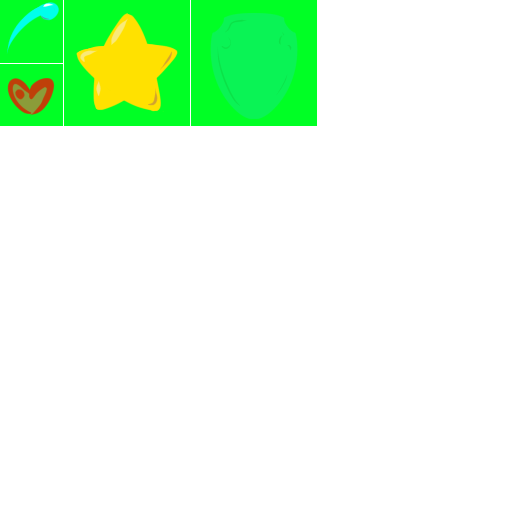
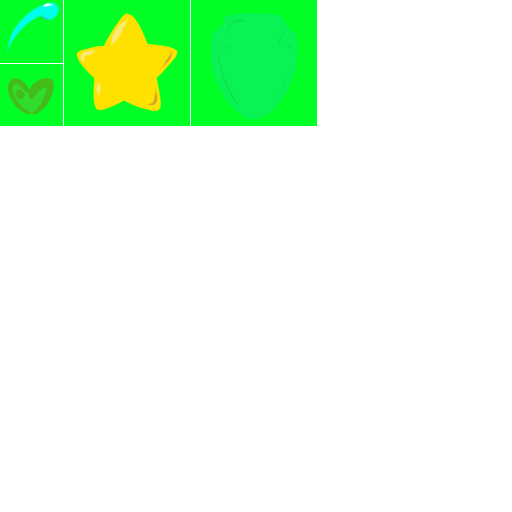
The second 512 × 512 image is a revision of the first. Changes to its layers:
"HeartHeal": opacity 100% → 35% over [7, 78, 55, 116]
